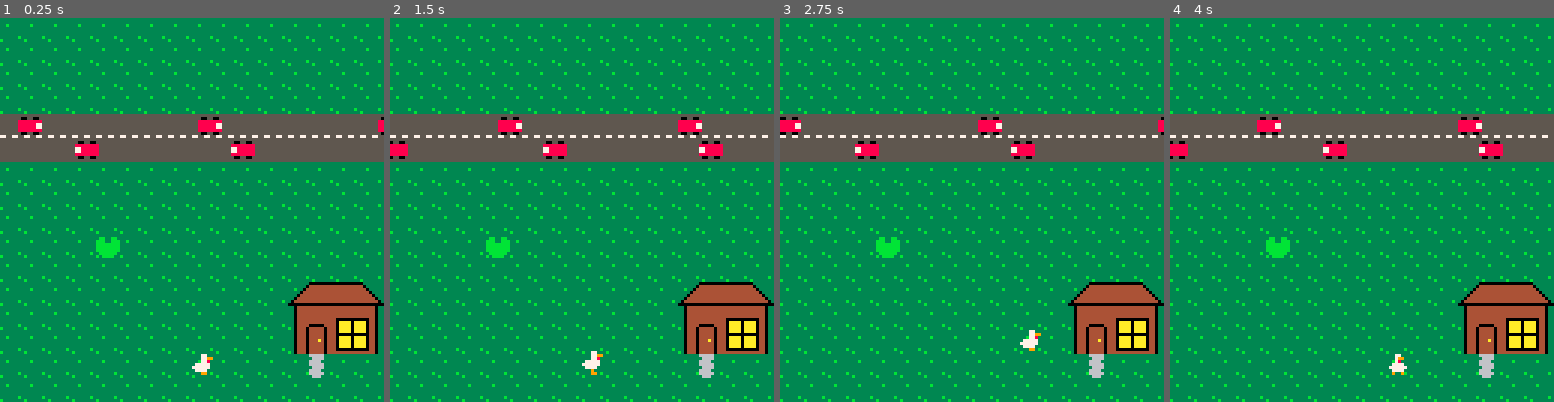
Above: before the commit, frames 1-4 (left to right).
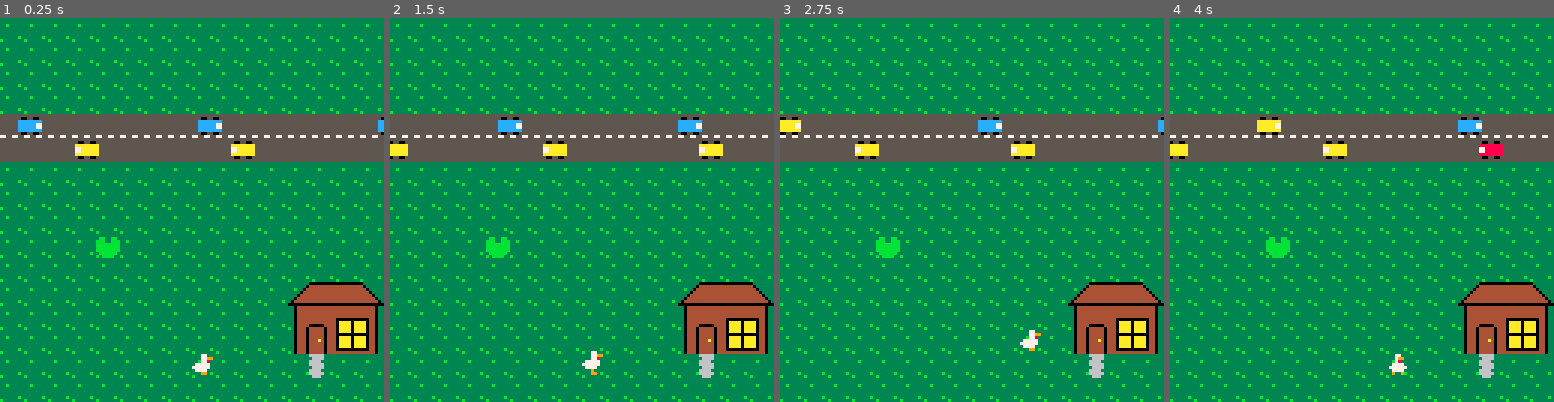
Above: after the commit, the same moments.

Repository: manon-gfx/chicken-road
Game: PICO-8 cartridge chicken-road.p8
The game is run twice, just before and just after one commit, with the same random seed, the same clock (stepped at 60 frames per second) and the same inputs.
Inputs:
- Up to frame 1 (0.25 s): no input
- Up to frame 2 (1.5 s): tap X (X key) at 0.33, 1.07 s; tap O (Z key) at 0.7 s
- Up to frame 3 (2.75 s): hold Right 1.6-2.1 s; tap O (Z key) at 1.7, 2.1, 2.5 s; tap X (X key) at 1.85 s; hold Up 2.15-2.42 s; hold Right from 2.47 s (still down)
- Up to frame 4 (4 s): tap O (Z key) at 2.9, 3.3, 3.7 s; tap X (X key) at 2.97 s; release Right at 3.03 s; hold Left 3.08-3.58 s; hold Down 3.63-3.97 s

The runs differ from the first frame. In frame 1, 0.7% of the frame differs, in the area x 4-100%, y 26-36%; in frame 2, 0.8%, in the area x 0-87%, y 26-36%; in frame 3, 0.7%; in frame 4, 0.7%.

Commit message:
Mulitple car colors and spawning clean-up.

Diff:
--- a/chicken-road.p8
+++ b/chicken-road.p8
@@ -1,22 +1,6 @@
 pico-8 cartridge // http://www.pico-8.com
 version 41
 __lua__
-function prewarm_spawner(sp)
- step=abs(sp.s)*30*sp.r
- it=128/step
- for i=0,it do
-   ax=i*step
-   if sp.s<0 then ax=(136-ax) end
-   if sp.ty=="car" then
-    add(cars,{x=ax,y=sp.y,s=sp.s})
-   elseif sp.ty=="log" then
-    w=flr(rnd(2))+2
-    if sp.s>0 then ax-=w*8 end
-    add(logs,{x=ax,y=sp.y,s=sp.s,w=w})
-   end
- end
-end
-
 function _init()
  print("♥")
  px=64
@@ -342,14 +326,36 @@
  end
 end
 
+function spawn_car(sp,x)
+ sprite=flr(rnd(3))
+ sprite=16*sprite+2
+ add(cars,{x=x, y=sp.y, s=sp.s,sp=sprite})
+end
+
+function prewarm_spawner(sp)
+ step=abs(sp.s)*30*sp.r
+ it=128/step
+ for i=0,it do
+   local ax=i*step
+   if sp.s<0 then ax=(136-ax) end
+   if sp.ty=="car" then
+    spawn_car(sp, ax)
+   elseif sp.ty=="log" then
+    w=flr(rnd(2))+2
+    if sp.s>0 then ax-=w*8 end
+    add(logs,{x=ax,y=sp.y,s=sp.s,w=w})
+   end
+ end
+end
+
 function update_spawners()
  for sp in all(spawners) do
   if t()-sp.t >= sp.r then
    // spawn obj
-   x=-8
+   local x=-8
    if sp.s<0 then x=136 end
    if sp.ty=="car" then
-    add(cars,{x=x, y=sp.y, s=sp.s})
+    spawn_car(sp, x)
    elseif sp.ty=="log" then
     w=flr(rnd(2))+2
     if sp.s>0 then x-=w*8 end
@@ -554,7 +560,7 @@
 
 function draw_cars()
  for c in all(cars) do
-  spr(2,c.x,c.y,1,1,c.s<0)
+  spr(c.sp,c.x,c.y,1,1,c.s<0)
  end
 end
 
@@ -587,22 +593,22 @@
 f7777fff777777ff888888884444444444444449bbbbbbbb00000000000000000000000000000000000000000000000000000000000000000000000000000707
 fff9fffff7777ffff00ff00f444444444444449ffbbbbbbf00000000000000000000000000000000000000000000000000000000000000000000000000000700
 fff99ffffff99fffffffffffffffffffffffffffffbbbbff00000000000000000000000000000000000000000000000000000000000000000000000000000700
-fffffffffff77fff0000000000000000000000000000000000000000000000000000000000000000000000000000000000000000000000000000000000000000
-fff77ffffff799ff0000000000000000000000000000000000000000000000000000000000000000000000000000000000000000000000000000000000000000
-fff799fffff78fff0000000000000000000000000000000000000000000000000000000000000000000000000000000000000000000000000000000000000000
-fff78fffff7777ff0000000000000000000000000000000000000000000000000000000000000000000000000000000000000000000000000000000000000000
-ff7777fff777777f0000000000000000000000000000000000000000000000000000000000000000000000000000000000000000000000000000000000000000
-f777777fff7777ff0000000000000000000000000000000000000000000000000000000000000000000000000000000000000000000000000000000000000000
-ff7777ffff9ff9ff0000000000000000000000000000000000000000000000000000000000000000000000000000000000000000000000000000000000000000
-ff9ff9ffff9ff9ff0000000000000000000000000000000000000000000000000000000000000000000000000000000000000000000000000000000000000000
-fffffffffff77fff0000000000000000000000000000000000000000000000000000000000000000000000000000000000000000000000000000000000000000
-fff77fffff977fff0000000000000000000000000000000000000000000000000000000000000000000000000000000000000000000000000000000000000000
-ff977ffffff77fff0000000000000000000000000000000000000000000000000000000000000000000000000000000000000000000000000000000000000000
-fff77fffff7777ff0000000000000000000000000000000000000000000000000000000000000000000000000000000000000000000000000000000000000000
-ff7777fff777777f0000000000000000000000000000000000000000000000000000000000000000000000000000000000000000000000000000000000000000
-f777777fff7777ff0000000000000000000000000000000000000000000000000000000000000000000000000000000000000000000000000000000000000000
-ff7777ffff9ff9ff0000000000000000000000000000000000000000000000000000000000000000000000000000000000000000000000000000000000000000
-ff9ff9ffff9ff9ff0000000000000000000000000000000000000000000000000000000000000000000000000000000000000000000000000000000000000000
+fffffffffff77fffffffffff00000000000000000000000000000000000000000000000000000000000000000000000000000000000000000000000000000000
+fff77ffffff799fff00ff00f00000000000000000000000000000000000000000000000000000000000000000000000000000000000000000000000000000000
+fff799fffff78fffcccccccc00000000000000000000000000000000000000000000000000000000000000000000000000000000000000000000000000000000
+fff78fffff7777ffcccccc7700000000000000000000000000000000000000000000000000000000000000000000000000000000000000000000000000000000
+ff7777fff777777fcccccc7700000000000000000000000000000000000000000000000000000000000000000000000000000000000000000000000000000000
+f777777fff7777ffcccccccc00000000000000000000000000000000000000000000000000000000000000000000000000000000000000000000000000000000
+ff7777ffff9ff9fff00ff00f00000000000000000000000000000000000000000000000000000000000000000000000000000000000000000000000000000000
+ff9ff9ffff9ff9ffffffffff00000000000000000000000000000000000000000000000000000000000000000000000000000000000000000000000000000000
+fffffffffff77fffffffffff00000000000000000000000000000000000000000000000000000000000000000000000000000000000000000000000000000000
+fff77fffff977ffff00ff00f00000000000000000000000000000000000000000000000000000000000000000000000000000000000000000000000000000000
+ff977ffffff77fffaaaaaaaa00000000000000000000000000000000000000000000000000000000000000000000000000000000000000000000000000000000
+fff77fffff7777ffaaaaaa7700000000000000000000000000000000000000000000000000000000000000000000000000000000000000000000000000000000
+ff7777fff777777faaaaaa7700000000000000000000000000000000000000000000000000000000000000000000000000000000000000000000000000000000
+f777777fff7777ffaaaaaaaa00000000000000000000000000000000000000000000000000000000000000000000000000000000000000000000000000000000
+ff7777ffff9ff9fff00ff00f00000000000000000000000000000000000000000000000000000000000000000000000000000000000000000000000000000000
+ff9ff9ffff9ff9ffffffffff00000000000000000000000000000000000000000000000000000000000000000000000000000000000000000000000000000000
 00000000000000000000000000000000000000000000000000000000000000000000000000000000000000000000000000000000000000000000000000000000
 00000000000000000000000000000000000000000000000000000000000000000000000000000000000000000000000000000000000000000000000000000000
 00000000000000000000000000000000000000000000000000000000000000000000000000000000000000000000000000000000000000000000000000000000
